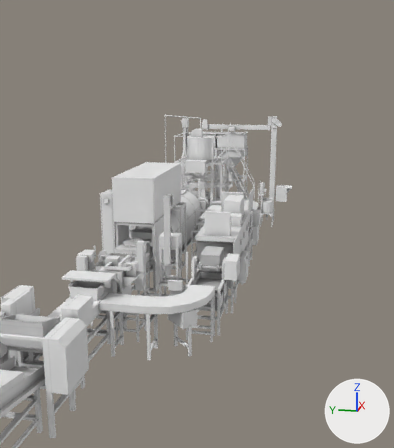
One commit to the glTF model zenjidou.gltf: the scene before it, then after it.
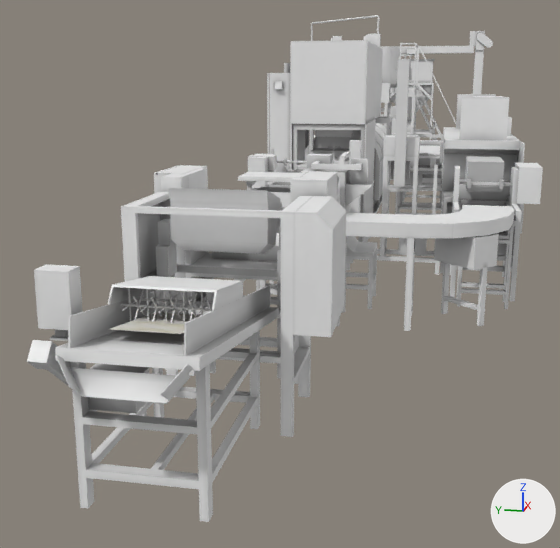
Each version appears first whole from a 50 mm lens placed at (-14.39, -3.05, 4.56), pointed at (-0.06, -0.18, 0.98), and next in a close-up from a 50 mm lens placed at (-12.92, -0.72, 2.19), pointed at (-8.98, 0.07, 1.21). The axes (+X, +Y, +Z) are drawn at lower right. The lights are the same throughout. Where no turn or scale is listed for an object, it has been applied to the vertices. Vertices at the same position are counted once.

In view in the first close-up: 'zenjidouM_8'.
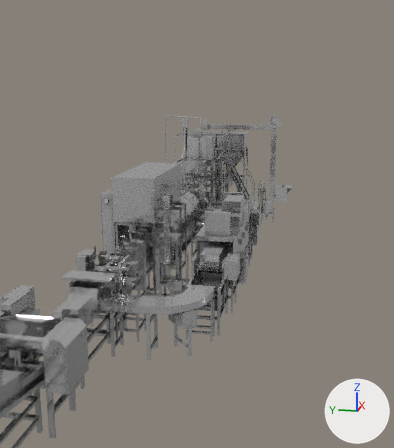
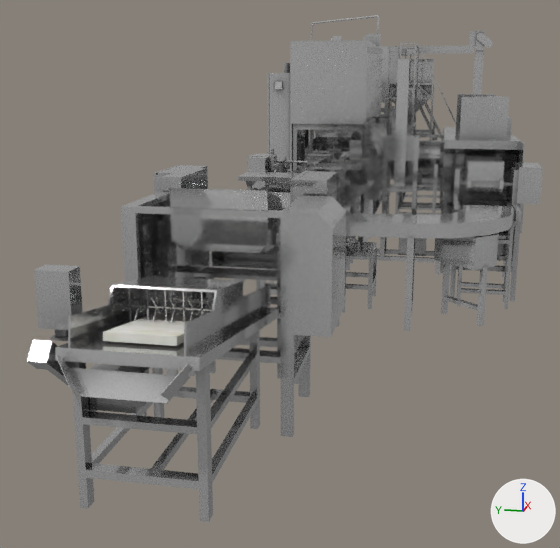
The newer file is also rescaled (x0.1) as a whole; pictures and numbers use the older file's frame.

The change in detail:
Picture 'zenjidou01' (img_zenjidou01) is new.
Material 'Metal' (mat_metal) is new.
Uses the picture img_zenjidou01.
Material 'etc' (mat_etc) is new.
Uses the picture img_zenjidou01.
me_メッシュ is used by ob_zenjidoum_8; location (0.0, 0.0, 0.0).
me_メッシュ had 11209 vertices, 22327 faces and spanned x -9.9..10.1, y -2.5..2.5, z 0.0..3.6.
me_メッシュ no longer uses material mat_mat.
me_メッシュ now has 11189 vertices, 22327 faces and spans x -9.9..10.1, y -2.5..2.5, z 0.0..3.6.
me_メッシュ part 1: the loose piece of 4 vertices spanning x -9.1..-9.0, y 0.5..0.8, z 0.9..1.0 is deleted.
me_メッシュ part 2: the loose piece of 4 vertices spanning x -9.4..-9.2, y 0.5..0.8, z 1.0 is deleted.
me_メッシュ part 3: the loose piece of 4 vertices spanning x -9.0..-8.9, y 0.5..0.8, z 0.9 is deleted.
me_メッシュ part 4: 9 vertices moved within x 4.3..4.8, y 0.5..1.1, z 1.1..2.0; 52 vertices removed from x 4.2..6.0, y -0.7..1.5, z 0.0..2.1; 52 vertices added at x 4.2..6.0, y -0.6..1.5, z 0.0..2.0.
me_メッシュ part 5: 4 vertices moved within x -4.3..-2.5, y -1.6..1.3, z 1.0..1.3; 8 vertices removed from x -4.8..-3.8, y -1.6..-0.4, z 0.5..1.3; 4 vertices added at x -4.3..-4.0, y -1.6..-1.0, z 1.2.
me_メッシュ part 6: 4 vertices removed from x -9.4..-8.9, y 0.5..0.8, z 0.9..1.0; 4 vertices added at x -9.5..-8.8, y 0.5..0.8, z 0.8..1.0.
me_メッシュ part 7: 21507 kept faces spanning x -9.9..10.1, y -2.5..2.5, z 0.0..3.6 get new texture (UV) coordinates.
me_メッシュ now uses material mat_metal.
me_メッシュ now uses material mat_etc.

Where the change shows, as pixel boxes [x1, y1, x2, y2] in the close-ups (560 x 548 px; the box of a moved part takes in the faces that stretch with it):
part 1 of me_メッシュ, deleted
    before: [136, 317, 190, 323]
part 2 of me_メッシュ, deleted
    before: [119, 323, 184, 330]
part 3 of me_メッシュ, deleted
    before: [144, 314, 196, 320]
part 4 of me_メッシュ, moved or reshaped
    before: [396, 87, 423, 95]
    after: [392, 84, 417, 123]
part 5 of me_メッシュ, moved or reshaped
    before: [507, 167, 519, 221]
    after: [510, 167, 519, 204]
part 6 of me_メッシュ, moved or reshaped
    before: [110, 312, 201, 334]
    after: [103, 332, 184, 346]
part 7 of me_メッシュ, surface changed
    both: [27, 15, 543, 522]
